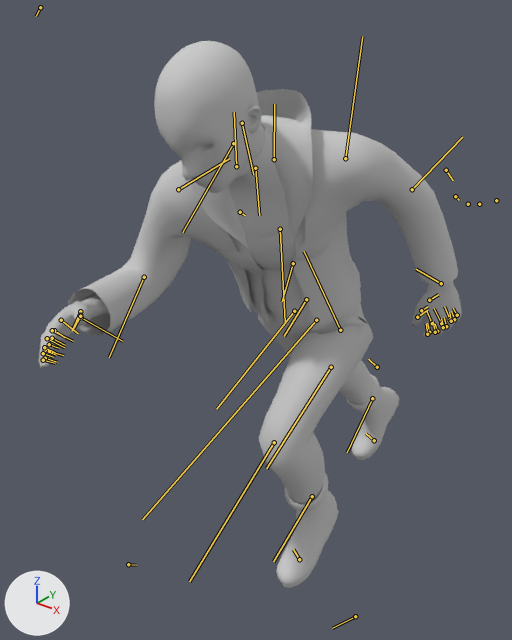
Two versions of the FBX model Assets/Characters/Zerom/Animations/Zerom@Standing Running.fbx, one commit apart.
Before and after are seen from a camera (50 mm lens) standing at (0.987, -2.518, 1.684) and looking at (-0.056, -1.215, 0.876). Arrows for +X, +Y and +Z are at lower left; the lights stay in place. Both versions are drawn at frame 4 of the action 'Take 001'; the numbers are the values there. The bones that bend it are drawn over the model as lines.

Objects in the first picture: 'Group32289'.
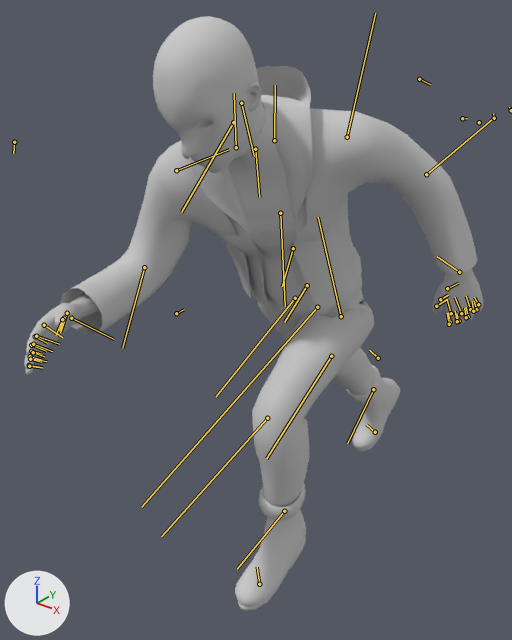
Pixel boxes [x1, y1, x2, y2] of what changed, in the pictures (512 x 640 px):
'Group32289', posed (8% wider, 9% taller): before [38, 41, 462, 588]; after [24, 16, 483, 611]
bone 'Bone001', root to tip: before (242, 123) to (253, 174); after (241, 103) to (254, 156)
bone 'Bip001 L Clavicle', root to tip: before (274, 159) to (274, 104); after (274, 140) to (275, 85)
bone 'Bip001 L UpperArm', root to tip: before (345, 158) to (362, 36); after (347, 137) to (375, 13)
bone 'Bip001 L Forearm', root to tip: before (412, 189) to (462, 137); after (426, 174) to (492, 119)
bone 'Bip001 R Clavicle', root to tip: before (236, 166) to (234, 112); after (236, 147) to (234, 93)
bone 'Bip001 R UpperArm', root to tip: before (178, 189) to (229, 158); after (176, 170) to (229, 149)
bone 'Bip001 R Forearm', root to tip: before (144, 277) to (109, 357); after (144, 267) to (122, 348)
bone 'Bip001 L Thigh', root to tip: before (340, 330) to (304, 251); after (341, 316) to (318, 217)
bone 'Bip001 L Calf', root to tip: before (274, 442) to (189, 581); after (267, 418) to (161, 536)

The change in detail:
Object 'Bip001' (bone_rig_object) moves from (0.023, -1.046, 0.835) to (0.023, -1.046, 0.874).
Bone 'Bone001' (bone_bone001) turns from (-2, -2, -7) to (-1, 2, -13) degrees about its own x, y and z.
Bone 'Bip001 L Clavicle' (bone_bip001_l_clavicle) turns from (1, -7, -3) to (1, -10, -3) degrees about its own x, y and z.
Bone 'Bip001 L UpperArm' (bone_bip001_l_upperarm) turns from (-1, 26, 18) to (3, 21, 14) degrees about its own x, y and z.
Bone 'Bip001 L Forearm' (bone_bip001_l_forearm) turns from (0, 0, 3) to (0, 0, 6) degrees about its own x, y and z.
Bone 'Bip001 R Clavicle' (bone_bip001_r_clavicle) turns from (0, 3, -1) to (0, 5, -1) degrees about its own x, y and z.
Bone 'Bip001 R UpperArm' (bone_bip001_r_upperarm) turns from (65, 0, -7) to (68, 0, -14) degrees about its own x, y and z.
Bone 'Bip001 R Forearm' (bone_bip001_r_forearm) turns from (0, 0, -46) to (0, 0, -35) degrees about its own x, y and z.
Bone 'Bip001 L Thigh' (bone_bip001_l_thigh) turns from (-12, -1, 52) to (-12, 1, 62) degrees about its own x, y and z.
Bone 'Bip001 L Calf' (bone_bip001_l_calf) turns from (0, 0, -80) to (0, 0, -72) degrees about its own x, y and z.
